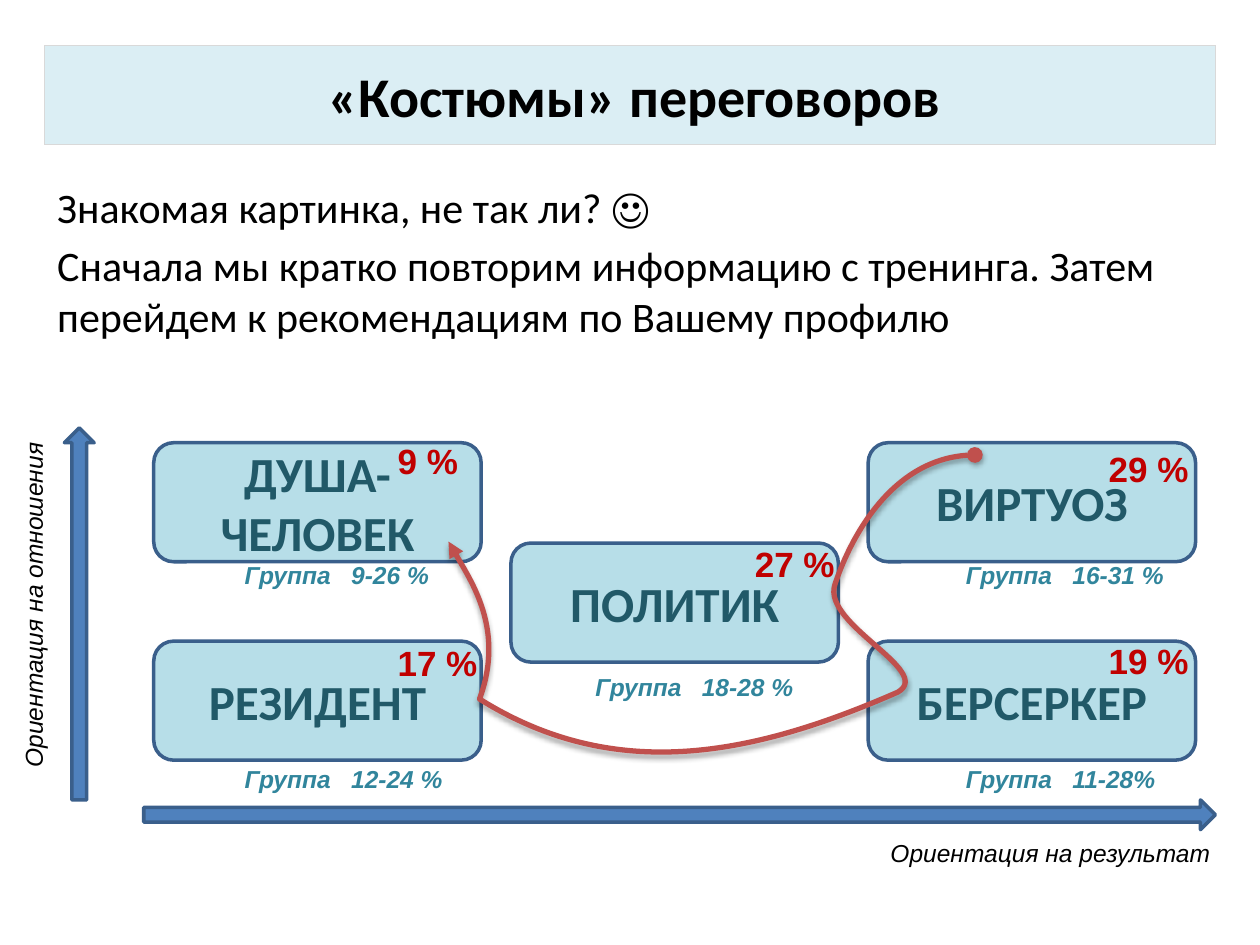
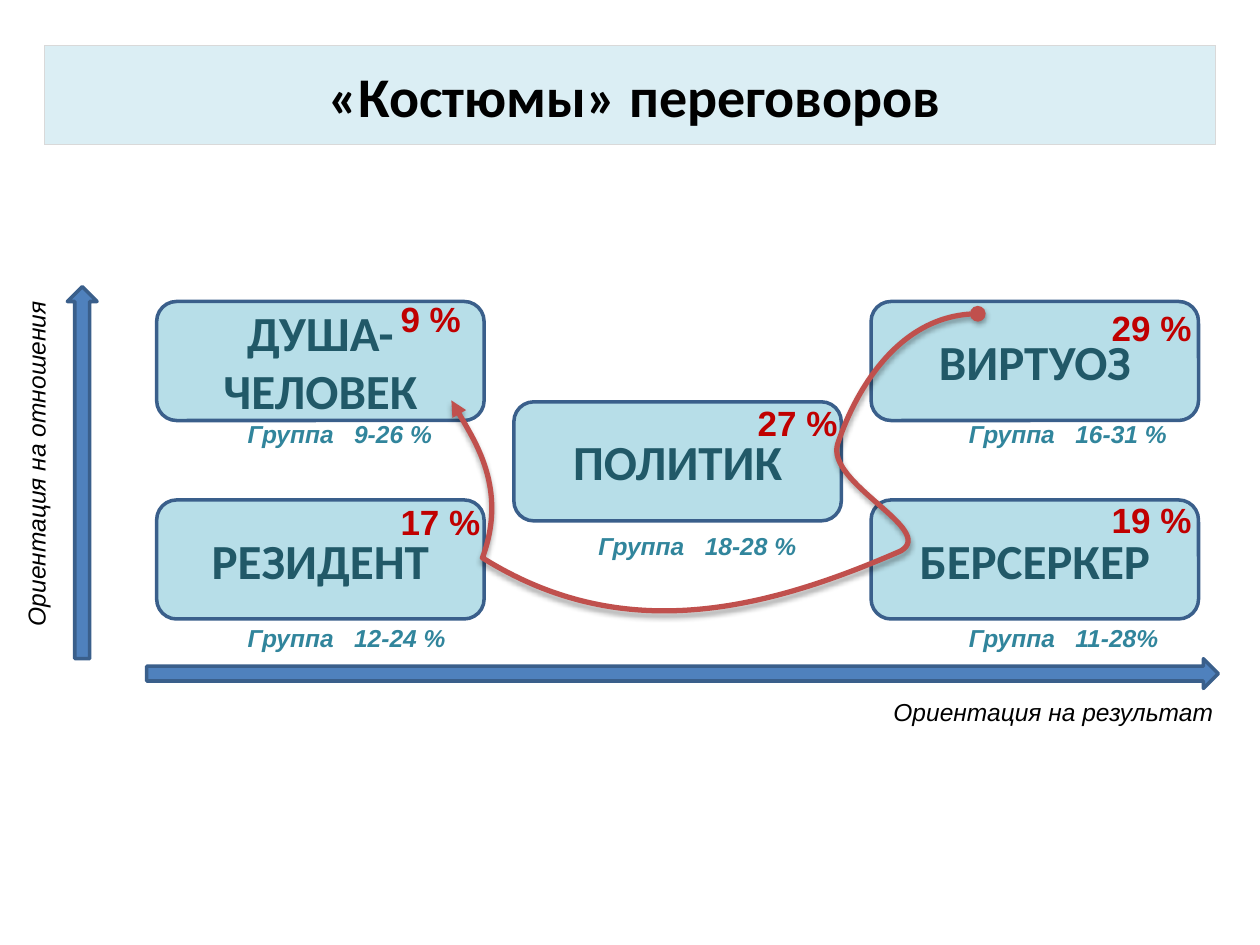
Before and after one commit to apakufai/ISeC_workfiles, a slide deck: slide 12 of ИКС-файл/00ШАБЛОН ОСЕНЬ 22.pptx (slide 17 before the commit). Drawn at 1260x945 pixels with LibreOffice and Linux fonts; fonts in the diff are those of the drawing; background and template pictures are left out. Boxes give left, top, right and bottom in pixels: in the first picture for what was removed or moved away, otherwise in the second. Text is boxed around its words. In the diff, an @@ line names an element or a change of style, - is before the commit and + after.

```diff
--- a/ИКС-файл/00ШАБЛОН ОСЕНЬ 22.pptx
+++ b/ИКС-файл/00ШАБЛОН ОСЕНЬ 22.pptx
@@ text removed at <box>57,194,1155,339</box> @@
-Знакомая картинка, не так ли? ☺
-Сначала мы кратко повторим информацию с тренинга. Затем перейдем к рекомендациям по Вашему профилю
@@ 7 texts, 2 rounded rectangles, 1 up arrow: place and size @@
-7 texts, 2 rounded rectangles, 1 up arrow at <box>64,428,1210,867</box>
+7 texts, 2 rounded rectangles, 1 up arrow at <box>67,286,1213,726</box>
@@ 5 texts, 3 rounded rectangles, 1 right arrow, 1 freeform shape: place and size @@
-5 texts, 3 rounded rectangles, 1 right arrow, 1 freeform shape at <box>21,442,1215,830</box>
+5 texts, 3 rounded rectangles, 1 right arrow, 1 freeform shape at <box>24,301,1217,689</box>
```
Also in this commit, not shown: 10 other slides changed, 2 slides removed.
